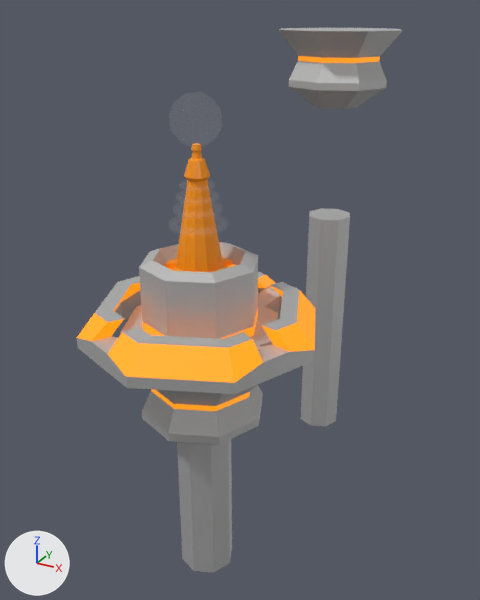
A saved change to the FBX model Assets/models/towers/stlpspodok.fbx.
Camera for both pictures: a camera (50 mm lens) standing at (7.11, -11.22, 10.06) and looking at (-0.64, 2.87, 3.01). The axes (+X, +Y, +Z) are drawn at lower left. The lights are the same throughout. Where no turn or scale is listed for an object, it has been applied to the vertices.
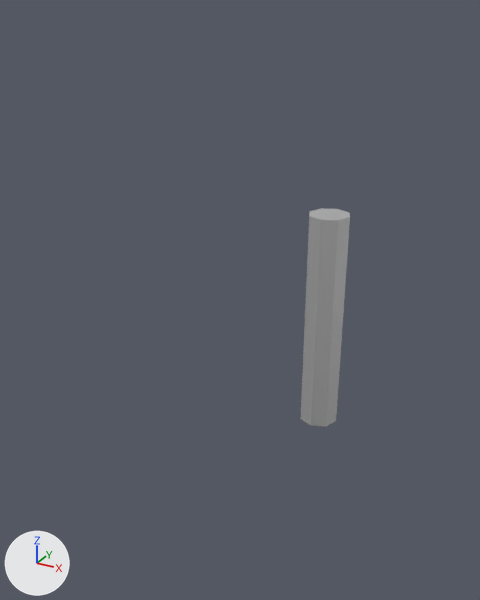
Pixel boxes (x1, y1, x2, y2) of what changed, in the pictures (480 x 600 px):
'Circle', deleted
    before: (77, 242, 315, 573)
    faces in mat_material_001 (light grey #cacaca): (77, 242, 315, 573)
    faces in mat_material_002 (orange #e76f00): (77, 264, 315, 411)
'Circle.001', deleted
    before: (279, 28, 403, 109)
    faces in mat_material_001 (light grey #cacaca): (279, 28, 403, 109)
    faces in mat_material_002 (orange #e76f00): (298, 56, 380, 63)
'Torus.032', deleted
    before: (165, 92, 232, 272)
    faces in mat_biela (white #ffffff): (169, 92, 228, 236)
    faces in mat_material_003 (orange #ff9600): (165, 146, 232, 272)

The change, as a list of edits to the scene's bpy script:
```text
Remove ob_circle_001:
    ob_circle_001 = bpy.data.objects.new('Circle.001', me_circle_003)
    ob_circle_001.location = (0.0, 7.48, 9.52)
Remove ob_circle:
    ob_circle = bpy.data.objects.new('Circle', me_circle)
    ob_circle.location = (0.0, 0.0, 0.0)
Remove ob_torus_032:
    ob_torus_032 = bpy.data.objects.new('Torus.032', me_torus_051)
    ob_torus_032.location = (-0.03, 0.0, 4.92)
```
